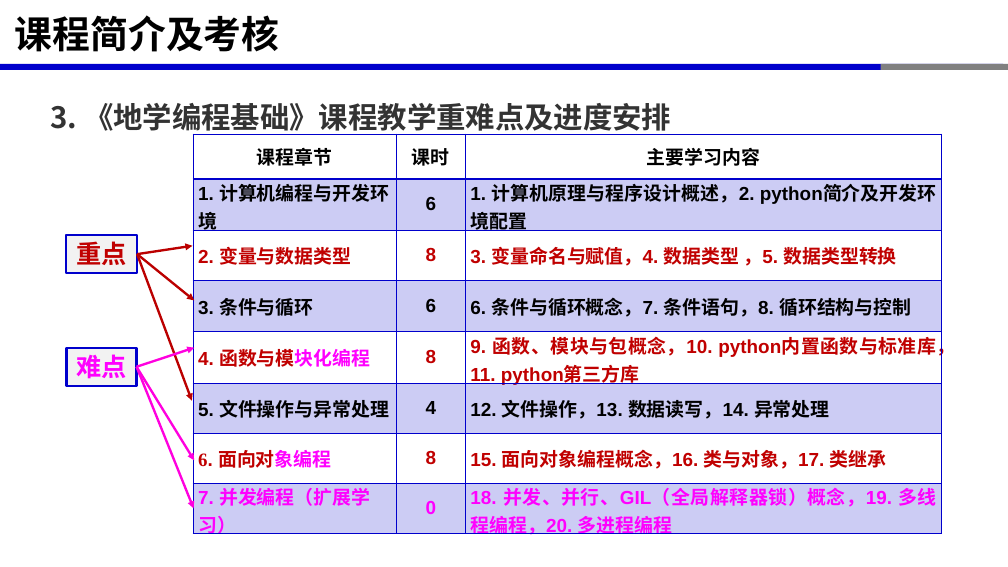
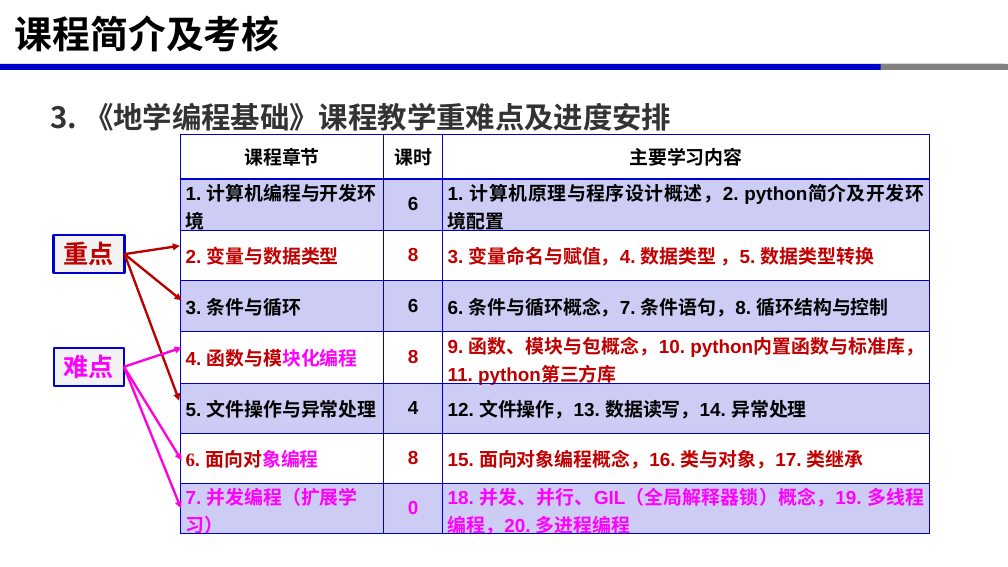
Before and after one commit to xinluo2018/programming-basics, a slide deck: slide 5 of 第1章-编程概述与开发环境/第1章-计算机编程与开发环境.pptx. Drawn at 1008x567 pixels with LibreOffice and Linux fonts; fonts in the diff are those of the drawing. Boxes give left, top, right and bottom in pixels: in the first picture for what was removed or moved away, otherwise in the second. Text is boxed around its words. In the diff, an @@ line names an element or a change of style, - is before the commit and + after.

```diff
--- a/第1章-编程概述与开发环境/第1章-计算机编程与开发环境.pptx
+++ b/第1章-编程概述与开发环境/第1章-计算机编程与开发环境.pptx
@@ 3 arrows, 1 table, 1 rectangle moved together from (x1=66, y1=134, x2=941, y2=541) to (x1=54, y1=134, x2=930, y2=541) @@
@@ 3 arrows, 1 rectangle moved together from (x1=67, y1=348, x2=194, y2=508) to (x1=54, y1=348, x2=181, y2=508) @@
```
Also in this commit, not shown: 13 other slides changed, 2 slides added, 9 other files.
